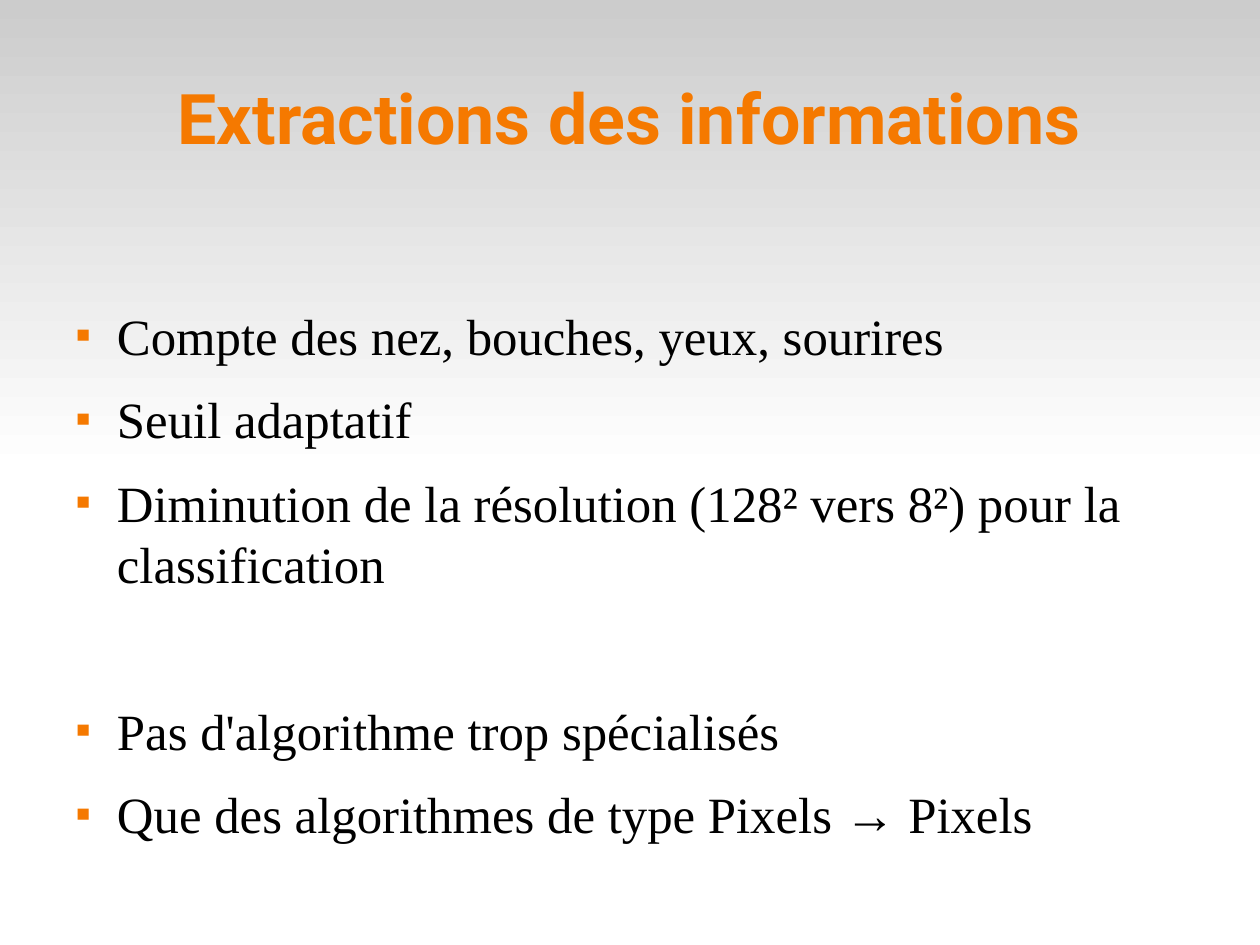
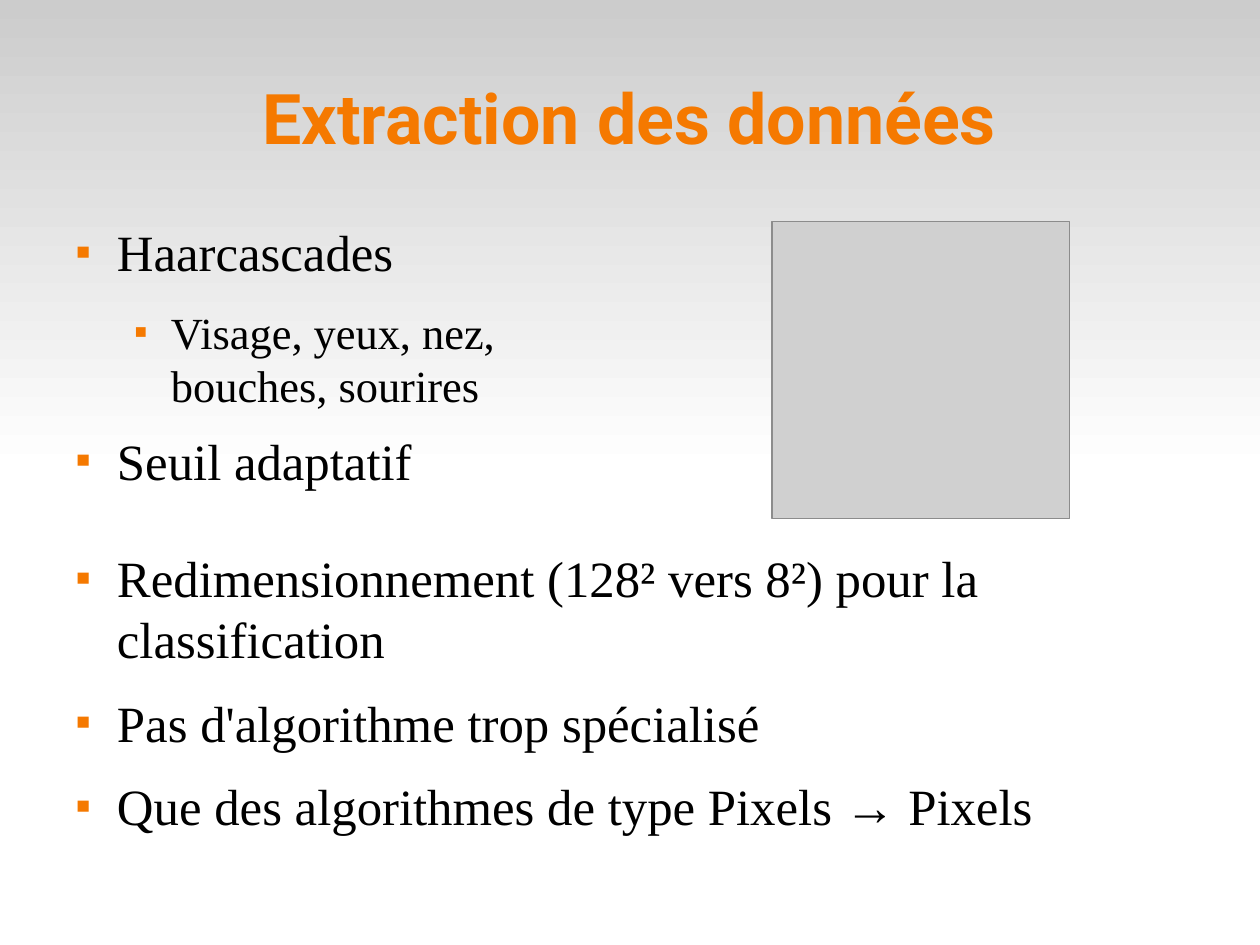
Before and after one commit to sairamnivedita/emotion-detection, a slide deck: slide 11 of doc/pres.odp (slide 10 before the commit). Drawn at 1260x945 pixels with LibreOffice and Linux fonts; fonts in the diff are those of the drawing; grey boxes stand for pictures. Boxes give left, top, right and bottom in pixels: in the first picture for what was removed or moved away, otherwise in the second. Text is boxed around its words. In the diff, an @@ line names an element or a change of style, - is before the commit and + after.

```diff
--- a/doc/pres.odp
+++ b/doc/pres.odp
@@ title at box(263, 91, 995, 145): text changed @@
-Extractions des informations
+Extraction des données
@@ text added at box(117, 235, 495, 490), 28 pt, text #000000 @@
+■ Haarcascades
+  ■ Visage, yeux, nez, bouches, sourires
+■ Seuil adaptatif
@@ picture added at box(772, 221, 1069, 518) @@
@@ text "Redimensionnement (128² vers 8²) pour ...": place and size @@
-text "Redimensionnement (128² vers 8²) pour ..." at box(117, 319, 1121, 844)
+text "Redimensionnement (128² vers 8²) pour ..." at box(117, 561, 1032, 835)
@@ text at box(117, 561, 978, 752): text changed @@
-■ Compte des nez, bouches, yeux, sourires
-■ Seuil adaptatif
-■ Diminution de la résolution (128² vers 8²) pour la classification
-■ Pas d'algorithme trop spécialisés
+■ Redimensionnement (128² vers 8²) pour la classification
+■ Pas d'algorithme trop spécialisé
```
Also in this commit, not shown: 7 other slides changed, 6 slides added, 3 slides removed, 1 other file.
